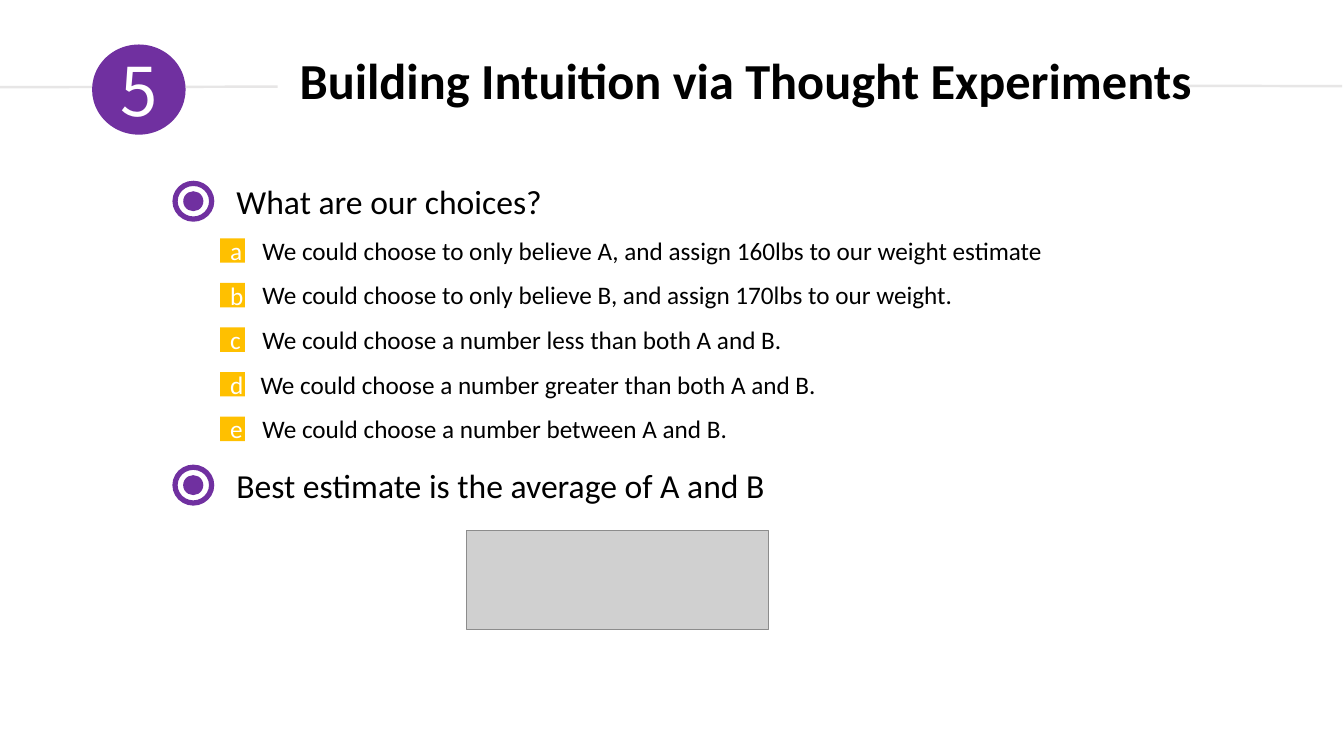
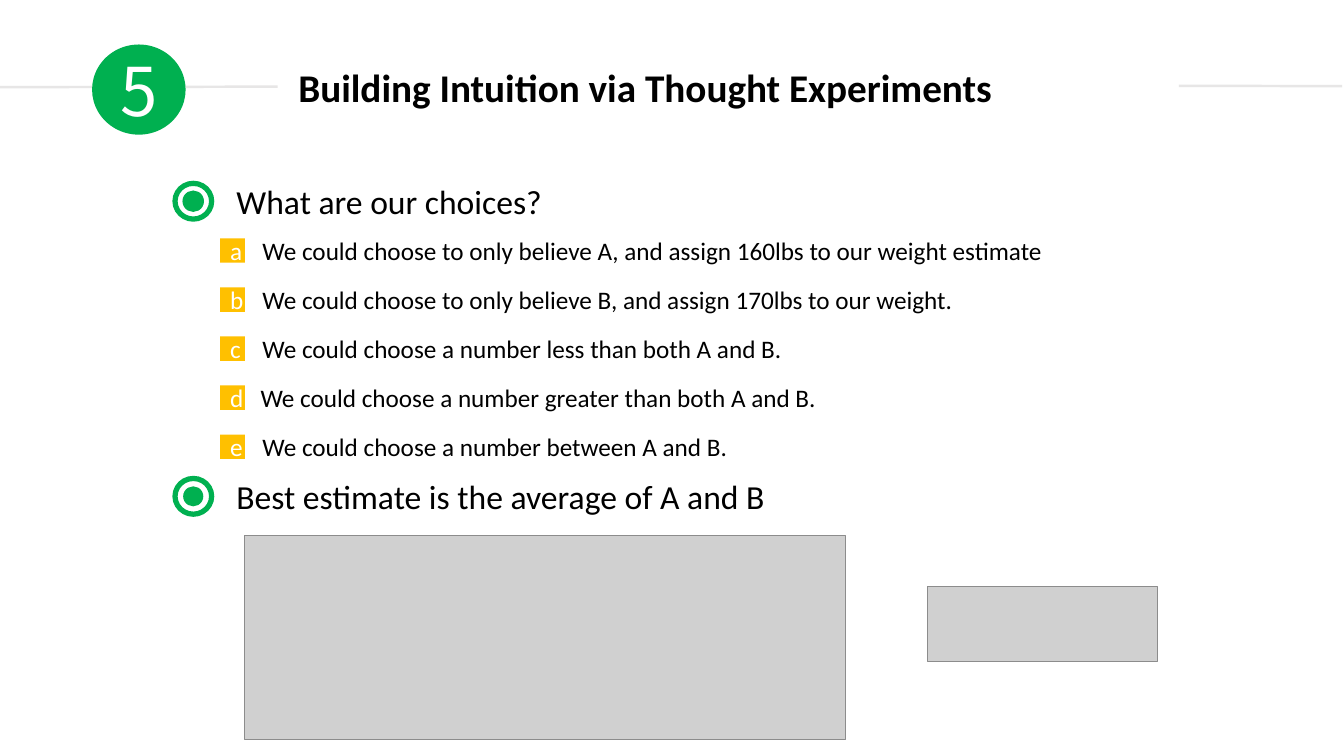
Before and after one commit to duyongquan/LTSLAM, a slide deck: slide 5 of docs/pptx/Kalman and Bayesian Filters/02-g-h-filter.pptx. Drawn at 1344x756 pixels with LibreOffice and Linux fonts; fonts in the diff are those of the drawing; grey boxes stand for pictures. Boxes give left, top, right and bottom in pixels: in the first picture for what was removed or moved away, otherwise in the second. Text is boxed around its words. In the diff, an @@ line names an element or a change of style, - is before the commit and + after.

```diff
--- a/docs/pptx/Kalman and Bayesian Filters/02-g-h-filter.pptx
+++ b/docs/pptx/Kalman and Bayesian Filters/02-g-h-filter.pptx
@@ ellipse "5" at (x1=92, y1=44, x2=186, y2=134): fill #7030A0 to #00B050 @@
@@ text "Building Intuition via Thought Experiments" moved from (x1=300, y1=63, x2=1192, y2=108) to (x1=298, y1=74, x2=992, y2=109) @@
@@ text "Building Intuition via Thought Experiments" at (x1=298, y1=74, x2=992, y2=109): size 36 to 28 pt @@
@@ ellipse at (x1=175, y1=184, x2=212, y2=219): outline #7030A0 3.75 pt to #00B050 3.75 pt @@
@@ ellipse at (x1=184, y1=192, x2=204, y2=212): fill #7030A0 to #00B050; outline none to #00B050 1 pt @@
@@ rectangle "b" moved from (x1=220, y1=283, x2=245, y2=308) to (x1=220, y1=287, x2=245, y2=312) @@
@@ text "We could choose to only ..." moved from (x1=262, y1=286, x2=952, y2=309) to (x1=262, y1=291, x2=952, y2=314) @@
@@ rectangle "d" moved from (x1=220, y1=372, x2=245, y2=396) to (x1=220, y1=385, x2=245, y2=409) @@
@@ text "We could choose a number ..." moved from (x1=261, y1=376, x2=815, y2=399) to (x1=261, y1=389, x2=815, y2=412) @@
@@ rectangle "e" moved from (x1=220, y1=416, x2=245, y2=441) to (x1=220, y1=435, x2=245, y2=459) @@
@@ text "We could choose a number ..." moved from (x1=262, y1=420, x2=727, y2=439) to (x1=262, y1=438, x2=727, y2=457) @@
@@ ellipse at (x1=175, y1=479, x2=212, y2=514): outline #7030A0 3.75 pt to #00B050 3.75 pt @@
@@ text "Best estimate is the average ..." moved from (x1=236, y1=474, x2=764, y2=504) to (x1=236, y1=485, x2=764, y2=515) @@
@@ ellipse at (x1=184, y1=487, x2=204, y2=507): fill #7030A0 to #00B050 @@
@@ 2 ellipses, 1 text, 1 rectangle moved together from (x1=175, y1=328, x2=781, y2=503) to (x1=175, y1=337, x2=781, y2=514) @@
@@ picture added at (x1=245, y1=535, x2=846, y2=739) @@
@@ picture resized from (x1=467, y1=530, x2=769, y2=629) to (x1=928, y1=586, x2=1157, y2=661) @@
```
Also in this commit, not shown: 6 other slides changed, 1 slide removed, 8 other files.
